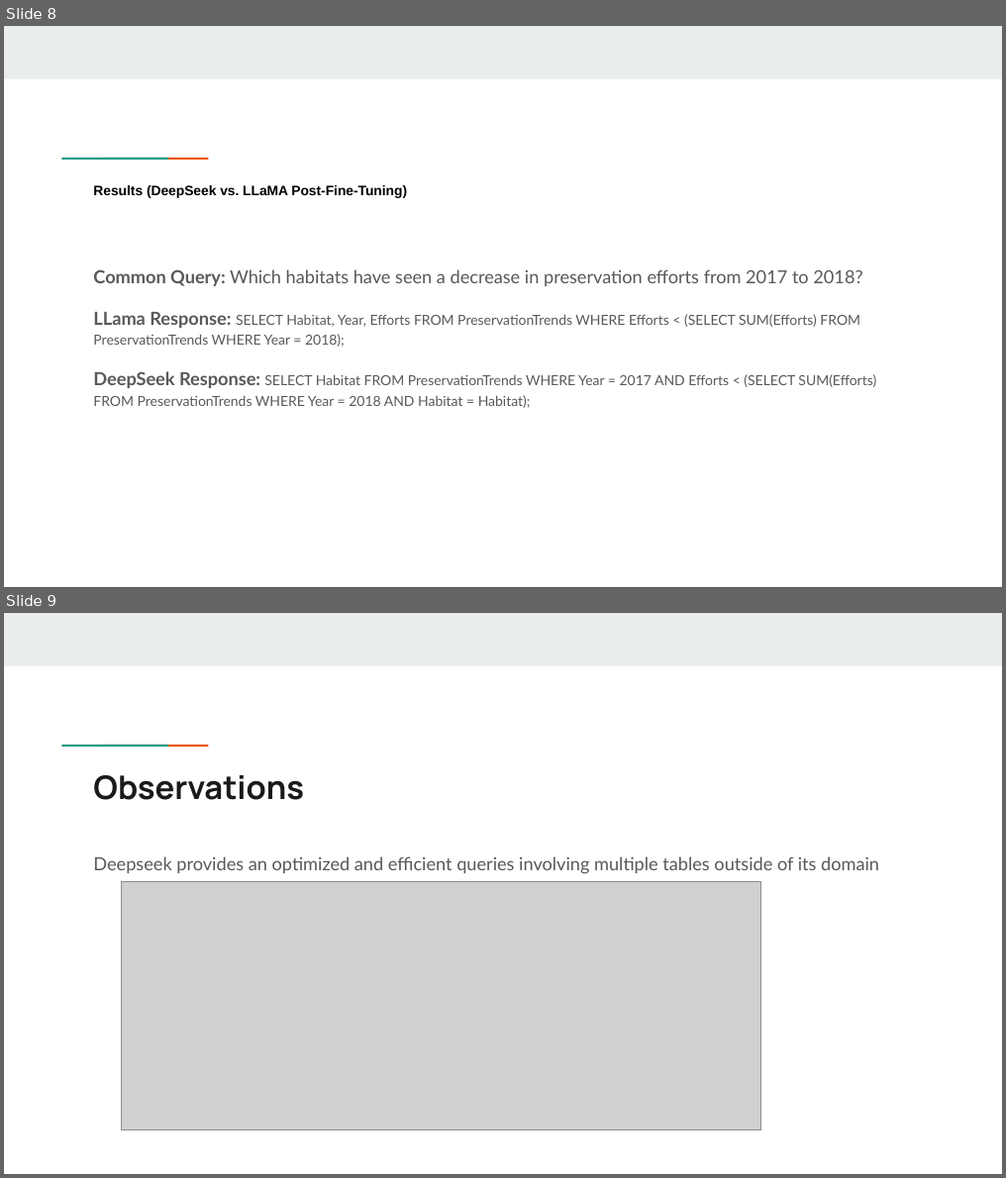
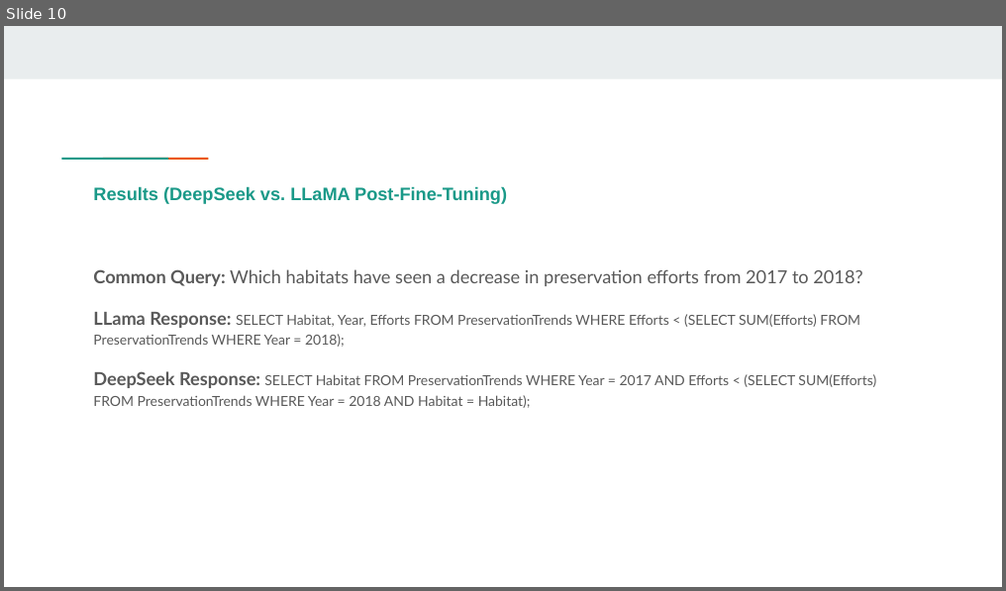
Before and after one commit to noelregis718/PrompttoSql, a slide deck: Mid-term Project.pptx. Shown one above the other, each under a label of ours: slides 8 and 9 before the commit, slide 10 after it. The pictures are 1006x1178 and 1006x591 pixels, drawn with LibreOffice and Linux fonts; fonts in the diff are those of the drawing; grey boxes stand for pictures. Boxes give left, top, right and bottom in pixels: in the first picture for what was removed or moved away, otherwise in the second. Text is boxed around its words. In the diff, an @@ line names an element or a change of style, - is before the commit and + after.

```diff
--- a/Mid-term Project.pptx
+++ b/Mid-term Project.pptx
@@ slide 9 removed at bbox=[4, 613, 1002, 1174], background #FFFFFF; not listed: 3 template elements that a slide beside it also shows @@
@@ title removed at bbox=[93, 775, 304, 800] @@
-Observations
@@ text removed at bbox=[93, 857, 879, 874] @@
-Deepseek provides an optimized and efficient queries involving multiple tables outside of its domain
@@ picture removed at bbox=[121, 881, 761, 1130] @@
@@ what was slide 8 is now slide 10 @@
@@ slide 10 changed as well @@
@@ title "Results (DeepSeek vs. LLaMA Post-Fine-Tuning)" at bbox=[93, 186, 507, 204]: size 9.9 to 13 pt, text colour #000000 to #1A9988 @@
```
Also in this commit, not shown: 9 other slides changed, 3 slides added, 3 other files.
